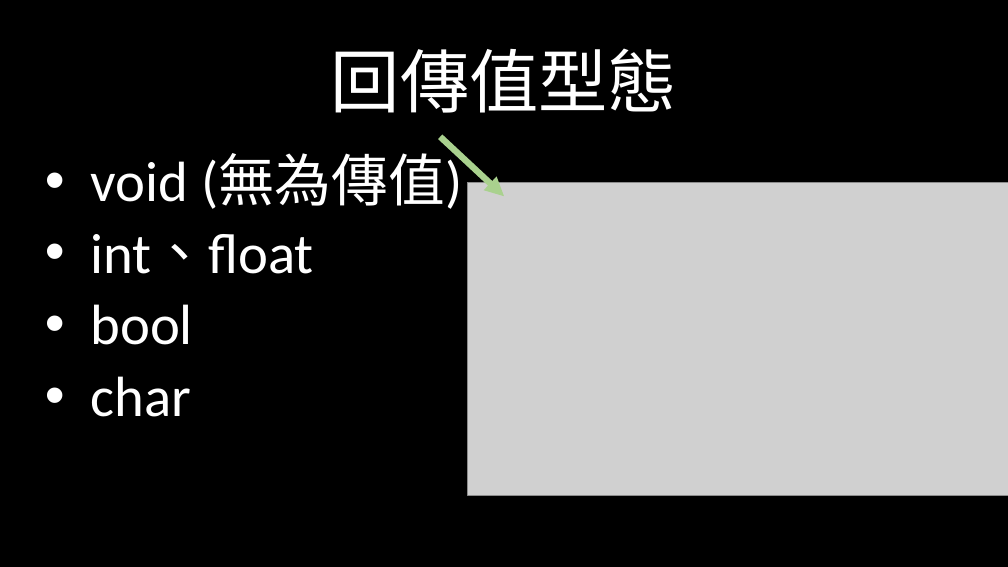
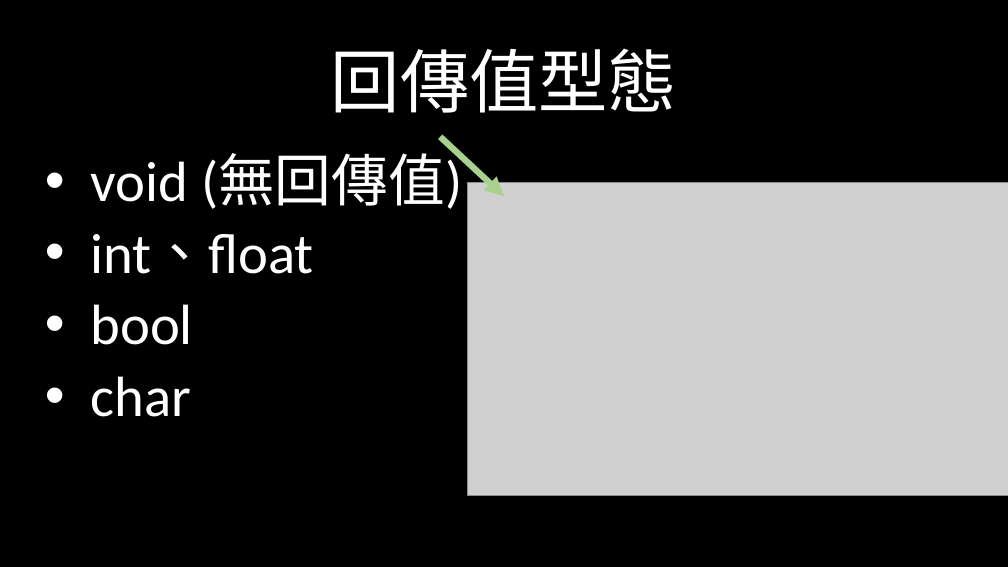
Before and after one commit to weermark/class, a slide deck: slide 11 of practical_class/class_ppt/0331程一實習.pptx. Drawn at 1008x567 pixels with LibreOffice and Linux fonts; fonts in the diff are those of the drawing; grey boxes stand for pictures. Boxes give left, top, right and bottom in pixels: in the first picture for what was removed or moved away, otherwise in the second. Text is boxed around its words. In the diff, an @@ line names an element or a change of style, - is before the commit and + after.

```diff
--- a/practical_class/class_ppt/0331程一實習.pptx
+++ b/practical_class/class_ppt/0331程一實習.pptx
@@ text at (90,153,462,209): text changed @@
-• void (無為傳值)
+• void (無回傳值)
```
Also in this commit, not shown: 4 other slides changed, 1 slide added, 1 slide removed, 1 other file.
